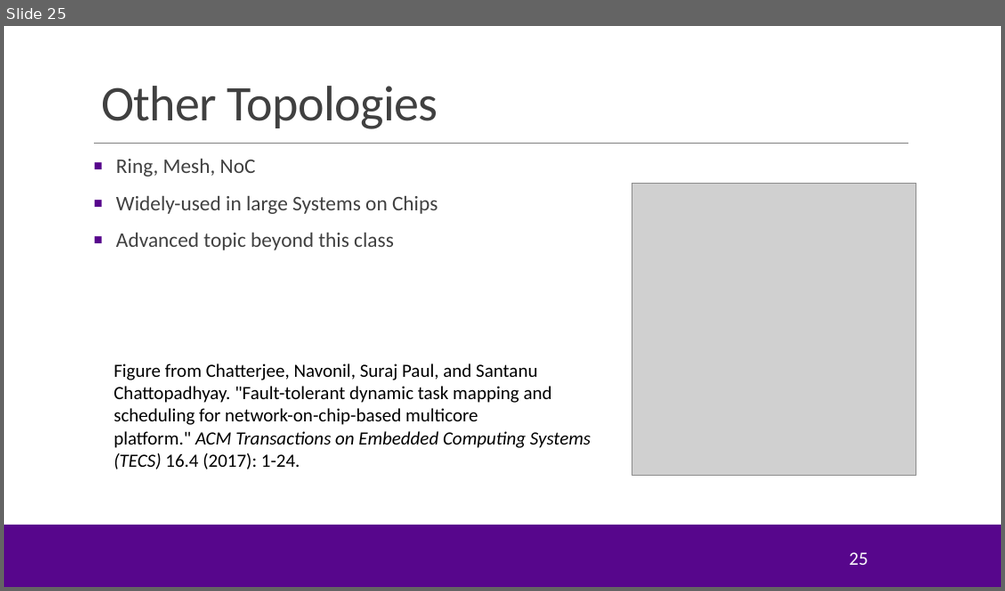
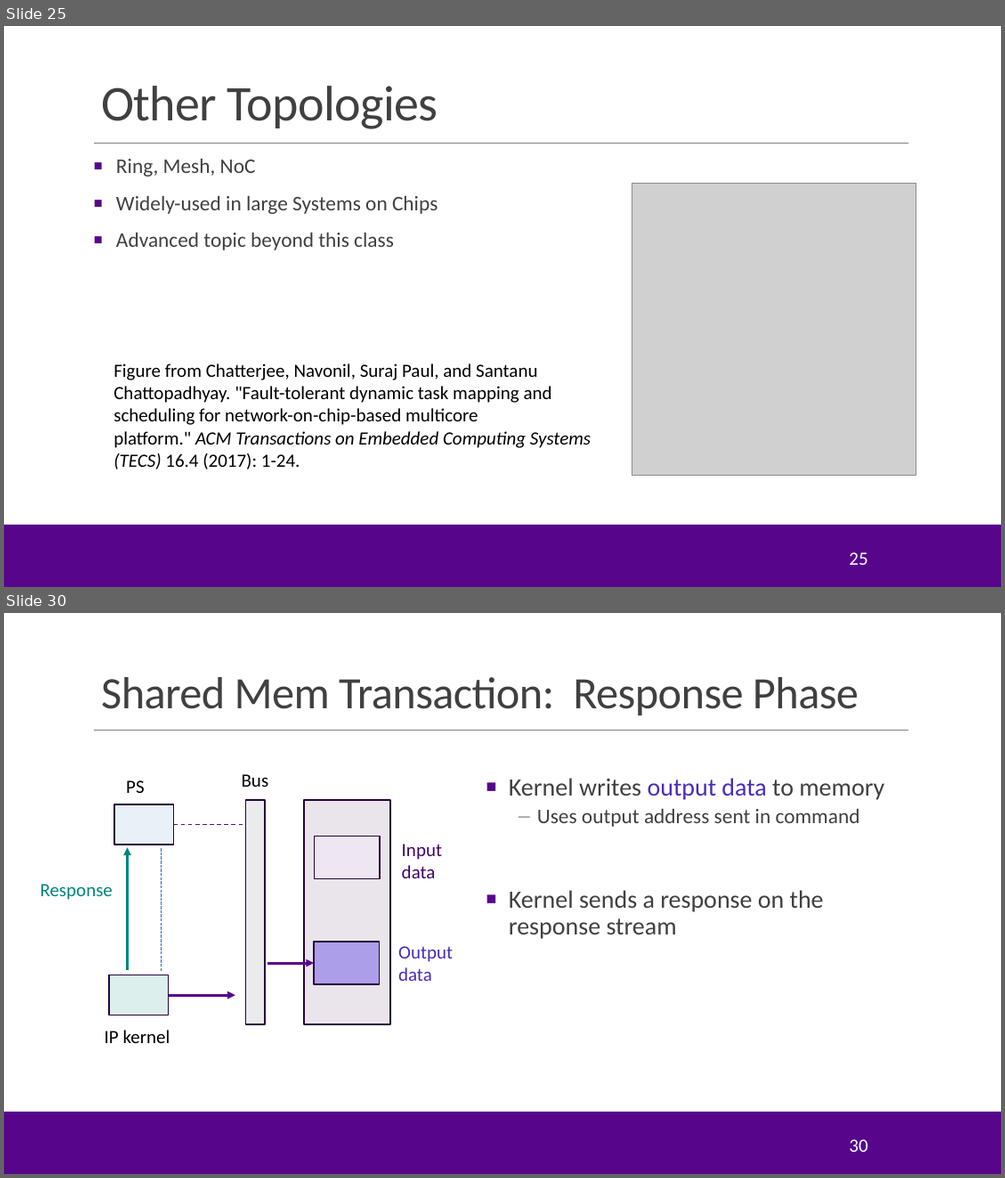
Before and after one commit to sdrangan/hwdesign, a slide deck: units/unit09_sharedmem/sharedmem.pptx. Shown one above the other, each under a label of ours: slide 25 before the commit, slides 25 and 30 after it; the slides between them are not shown. The pictures are 1005x591 and 1005x1178 pixels, drawn with LibreOffice and Linux fonts; fonts in the diff are those of the drawing; grey boxes stand for pictures; background and template pictures are left out. Boxes give left, top, right and bottom in pixels: in the first picture for what was removed or moved away, otherwise in the second. Text is boxed around its words. In the diff, an @@ line names an element or a change of style, - is before the commit and + after.

```diff
--- a/units/unit09_sharedmem/sharedmem.pptx
+++ b/units/unit09_sharedmem/sharedmem.pptx
@@ slide 30 added at <box>4,613,1001,1174</box>, background #FFFFFF; not listed: 3 template elements that a slide beside it also shows @@
@@ title added at <box>101,677,858,715</box>, 43.2 pt, text #404040 @@
+Shared Mem Transaction: Response Phase
@@ text added at <box>126,780,144,793</box>, 18 pt, text #000000 @@
+PS
@@ text added at <box>242,774,269,787</box>, 18 pt, text #000000 @@
+Bus
@@ text added at <box>509,778,884,939</box>, 24 pt, text #404040 @@
+■ Kernel writes output data to memory
+  – Uses output address sent in command
+■ Kernel sends a response on the response stream
@@ rectangle added at <box>114,804,174,844</box>, fill #EAF0F7, outline #26033D 1.25 pt @@
@@ line added from (174, 825) to (245, 825), #57068C 1 pt dashed @@
@@ rectangle added at <box>245,800,264,1024</box>, fill #EAEBEC, outline #26033D 1.25 pt @@
@@ rectangle added at <box>304,800,390,1024</box>, fill #EAE5EB, outline #26033D 1.25 pt @@
@@ arrow added from (128, 971) to (128, 848), #00857C 2.5 pt @@
@@ line added from (161, 849) to (161, 971), #2F6FA8 1 pt dashed @@
@@ rectangle added at <box>315,835,380,878</box>, fill #EEE6F3, outline #26033D 1.25 pt @@
@@ text added at <box>402,844,442,878</box>, 18 pt, text #410569 @@
+Input
+data
@@ text added at <box>40,884,113,900</box>, 18 pt, text #00857C @@
+Response
@@ rectangle added at <box>314,941,379,984</box>, fill #AC9EE8, outline #26033D 1.25 pt @@
@@ text added at <box>398,946,453,981</box>, 18 pt, text #482CBC @@
+Output
+data
@@ rectangle added at <box>109,975,168,1015</box>, fill #DCEFEC, outline #26033D 1.25 pt @@
@@ arrow added from (267, 963) to (314, 963), #57068C 2.5 pt @@
@@ arrow added from (168, 995) to (235, 995), #57068C 2.5 pt @@
@@ text added at <box>105,1030,170,1043</box>, 18 pt, text #000000 @@
+IP kernel
@@ page number added at <box>849,1139,867,1151</box>, 18 pt, text #FFFFFF @@
+30
```
Also in this commit, not shown: 1 slide changed, 23 other slides added, 2 other files.
